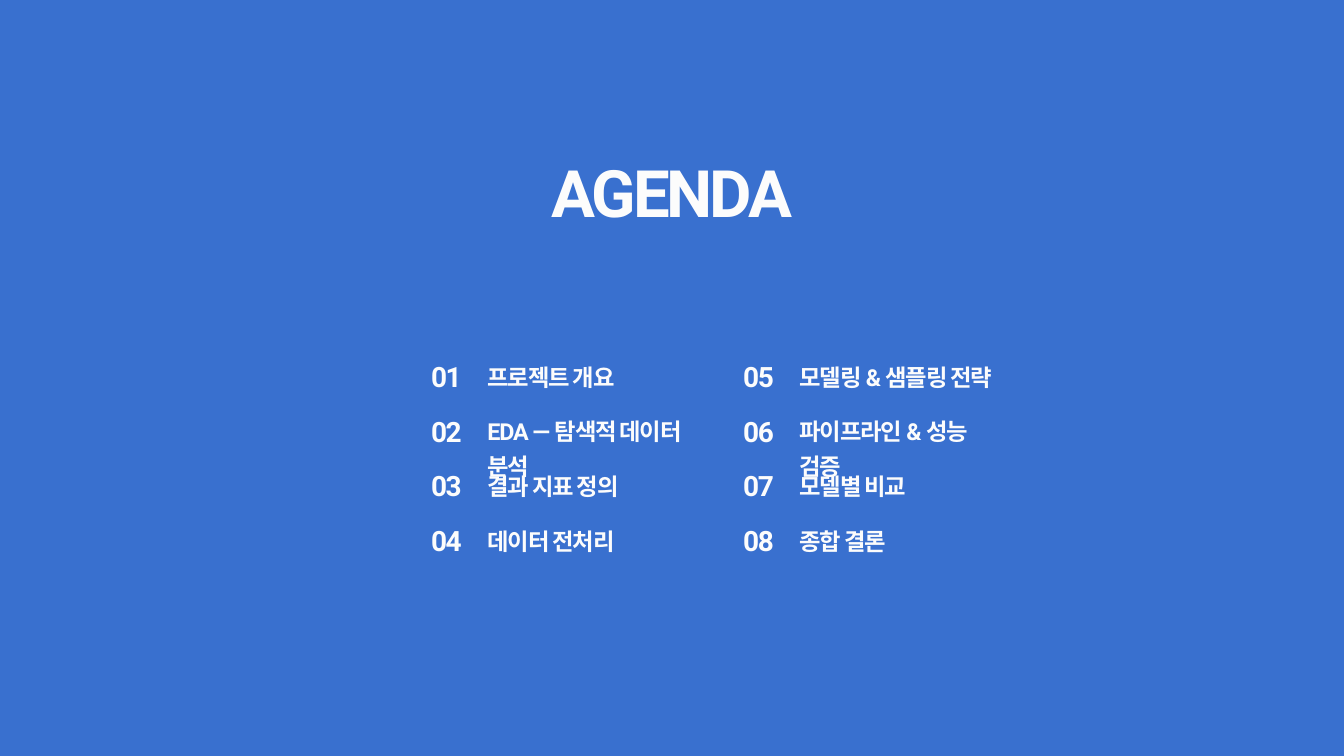
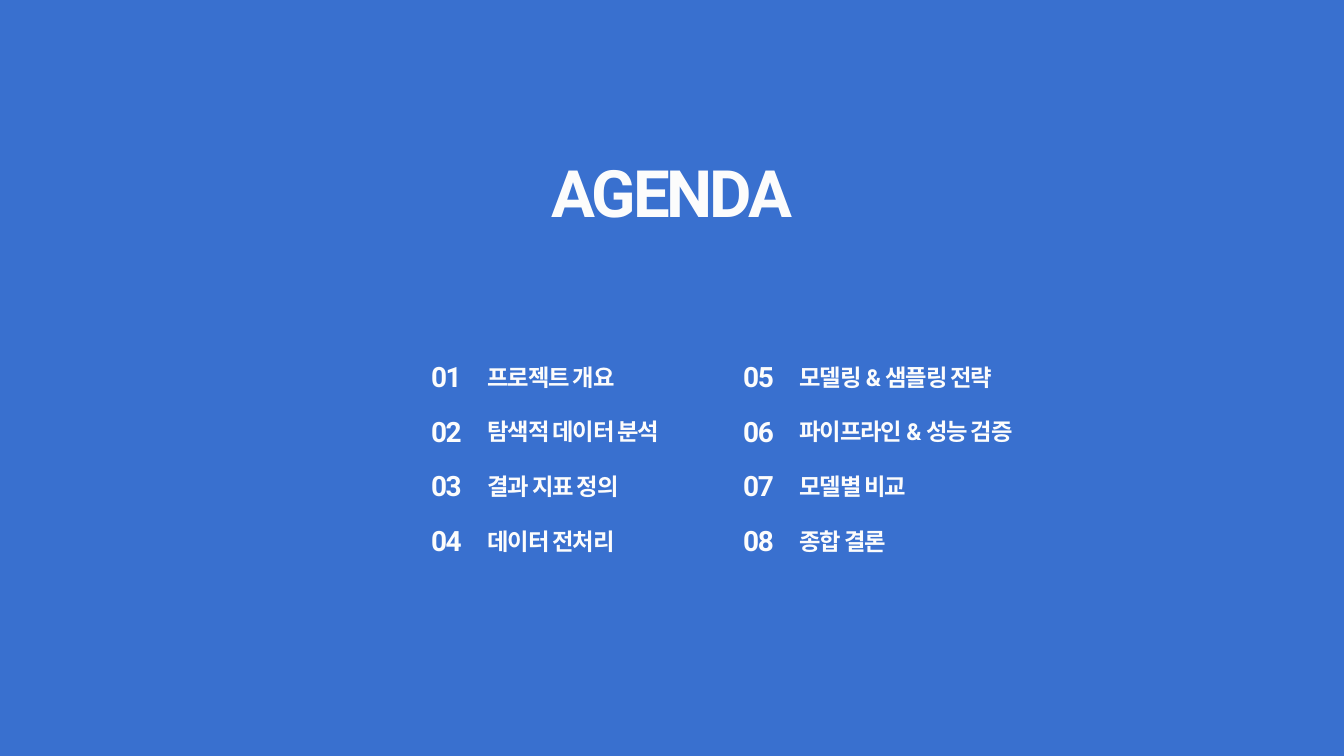
Before and after one commit to jcs19752510-ui/semi_project, a slide deck: slide 2 of report/4차/3_Credit_Card_Fraud_Detection.pptx. Drawn at 1344x756 pixels with LibreOffice and Linux fonts; fonts in the diff are those of the drawing. Boxes give left, top, right and bottom in pixels: in the first picture for what was removed or moved away, otherwise in the second. Text is boxed around its words. In the diff, an @@ line names an element or a change of style, - is before the commit and + after.

```diff
--- a/report/4차/3_Credit_Card_Fraud_Detection.pptx
+++ b/report/4차/3_Credit_Card_Fraud_Detection.pptx
@@ text "파이프라인 & 성능 검증" rewrapped from box(800, 420, 968, 482) to box(800, 420, 1013, 442) @@
@@ text at box(487, 420, 659, 442): text changed @@
-EDA — 탐색적 데이터 분석
+탐색적 데이터 분석
```
Also in this commit, not shown: 3 other slides changed, 1 other file.
